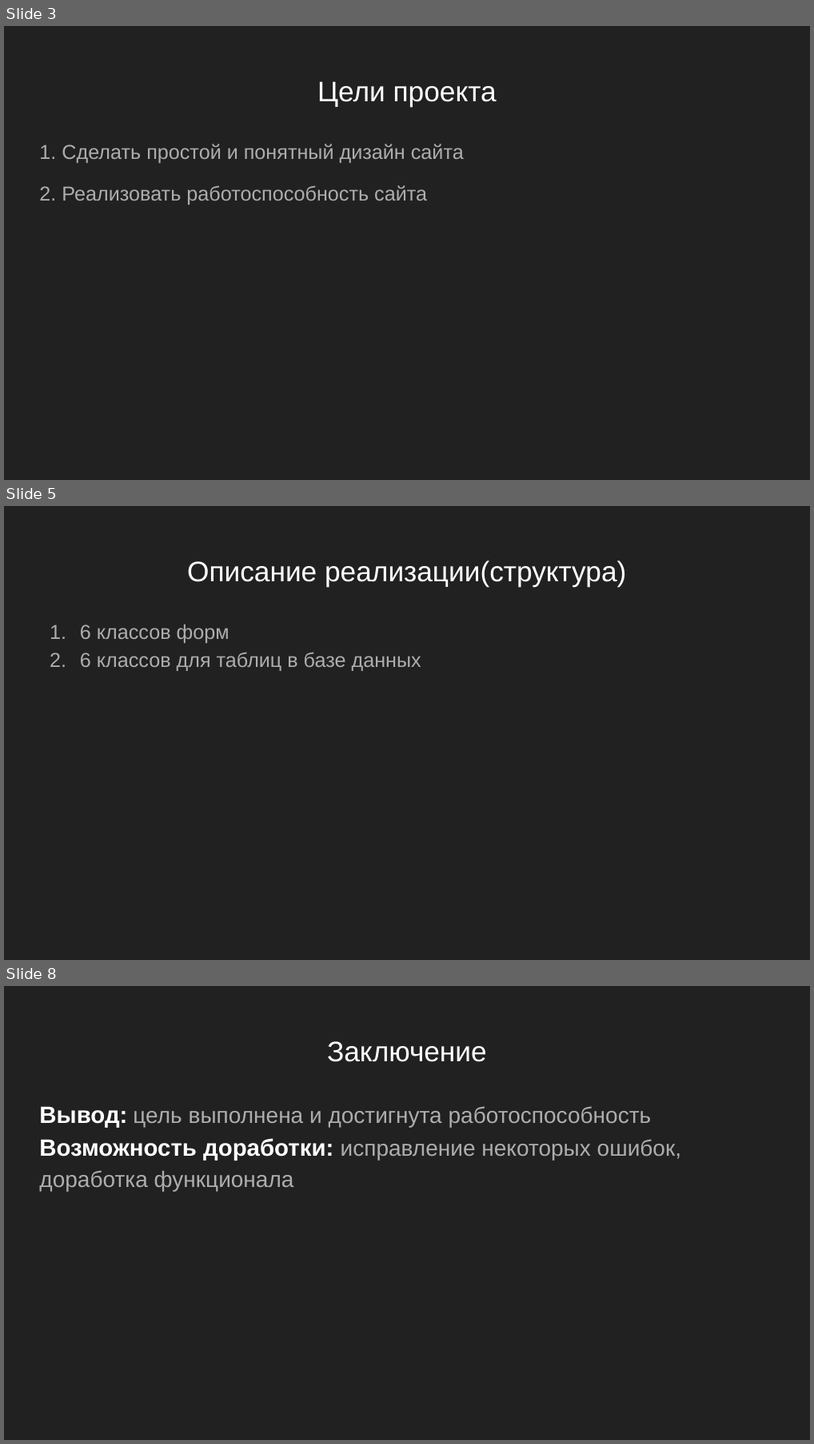
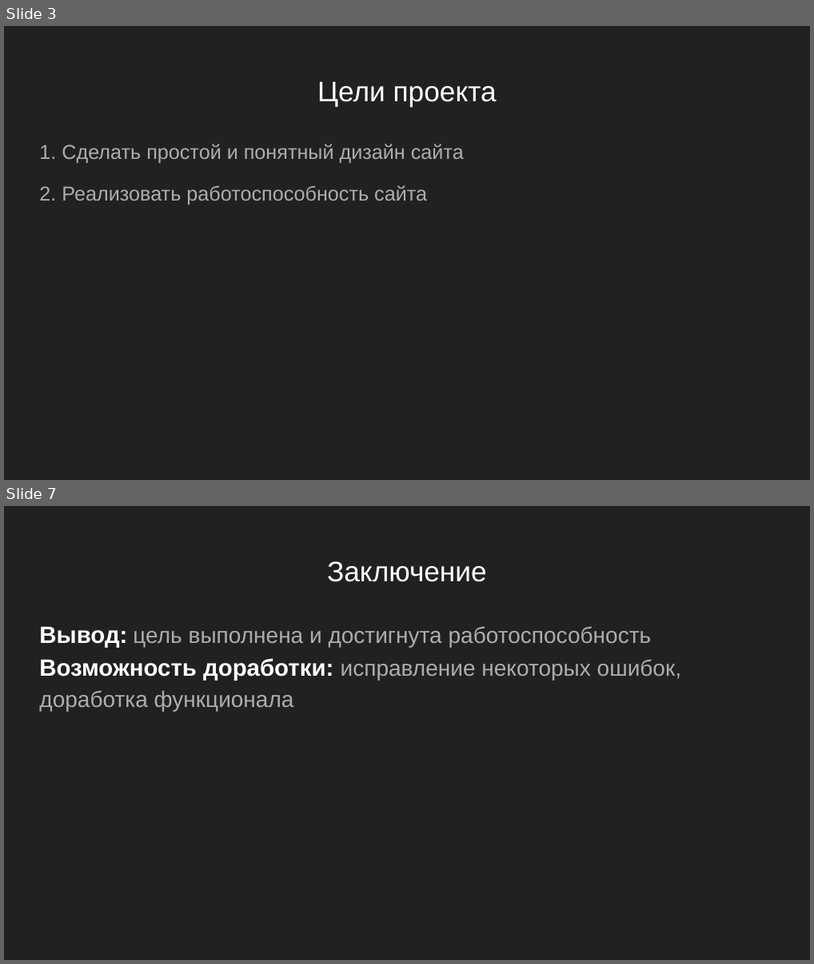
Before and after one commit to e1ay/site, a slide deck: 1.pptx. Shown one above the other, each under a label of ours: slides 3, 5 and 8 before the commit, slides 3 and 7 after it; the slides between them are not shown. The pictures are 814x1444 and 814x964 pixels, drawn with LibreOffice and Linux fonts; fonts in the diff are those of the drawing. Boxes give left, top, right and bottom in pixels: in the first picture for what was removed or moved away, otherwise in the second. Text is boxed around its words. In the diff, an @@ line names an element or a change of style, - is before the commit and + after.

```diff
--- a/1.pptx
+++ b/1.pptx
@@ slide 5 removed at (x1=4, y1=506, x2=810, y2=960), background #212121 @@
@@ title removed at (x1=187, y1=560, x2=626, y2=586) @@
-Описание реализации(структура)
@@ text removed at (x1=80, y1=624, x2=422, y2=671) @@
-1. 6 классов форм
-2. 6 классов для таблиц в базе данных
@@ what was slide 8 is now slide 7 @@
```
Also in this commit, not shown: 3 slides changed.
